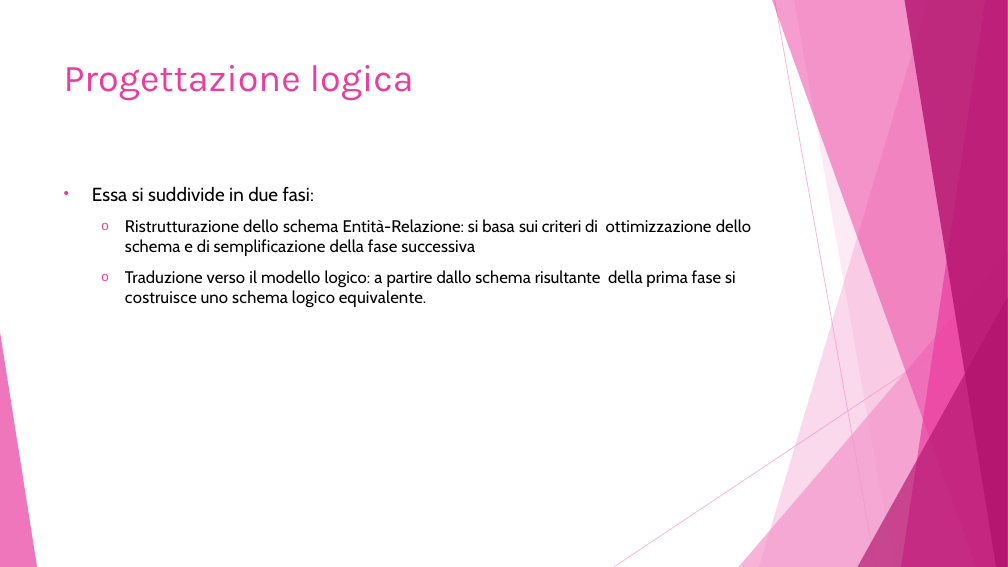
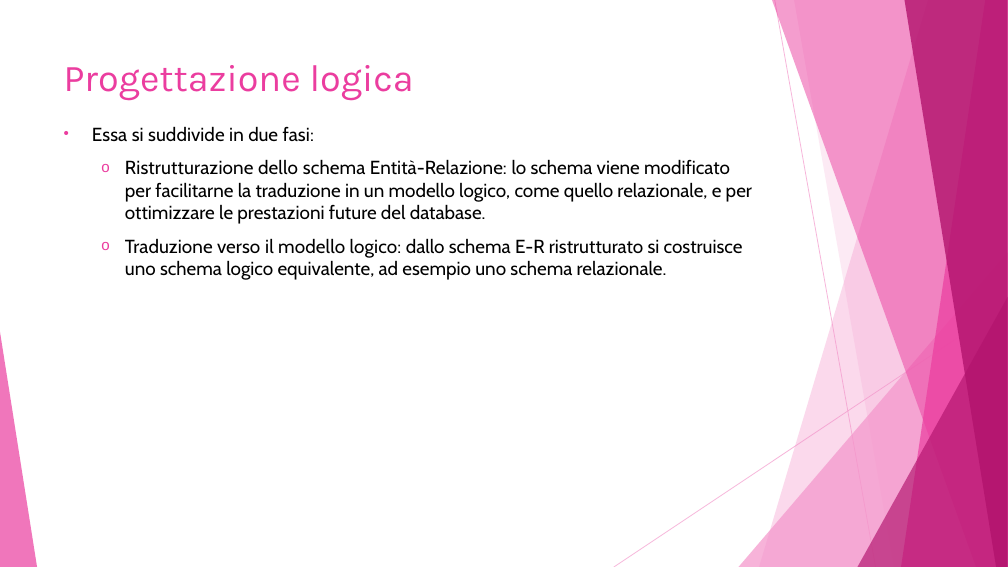
Before and after one commit to Damiana-Arangio/database-biblioteca, a slide deck: slide 7 of docs/presentazione.pptx (slide 9 before the commit). Drawn at 1008x567 pixels with LibreOffice and Linux fonts; fonts in the diff are those of the drawing. Boxes give left, top, right and bottom in pixels: in the first picture for what was removed or moved away, otherwise in the second. Text is boxed around its words. In the diff, an @@ line names an element or a change of style, - is before the commit and + after.

```diff
--- a/docs/presentazione.pptx
+++ b/docs/presentazione.pptx
@@ text "Essa si suddivide in due ...": place and size @@
-text "Essa si suddivide in due ..." at <box>92,186,751,307</box>
+text "Essa si suddivide in due ..." at <box>92,126,752,280</box>
@@ text at <box>125,159,752,280</box>: text changed; size 16 to 18 pt @@
-  o Ristrutturazione dello schema Entità-Relazione: si basa sui criteri di ottimizzazione dello schema e di semplificazione della fase successiva
-  o Traduzione verso il modello logico: a partire dallo schema risultante della prima fase si costruisce uno schema logico equivalente.
+  o Ristrutturazione dello schema Entità-Relazione: lo schema viene modificato per facilitarne la traduzione in un modello logico, come quello relazionale, e per ottimizzare le prestazioni future del database.
+  o Traduzione verso il modello logico: dallo schema E-R ristrutturato si costruisce uno schema logico equivalente, ad esempio uno schema relazionale.
```
Also in this commit, not shown: 9 other slides changed, 1 slide removed.
